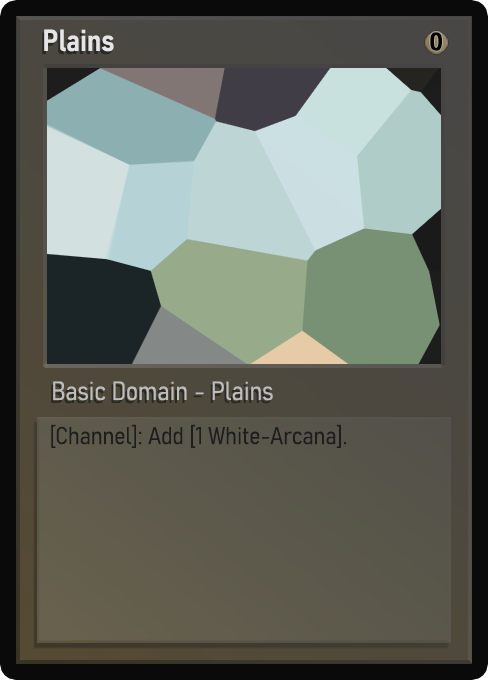
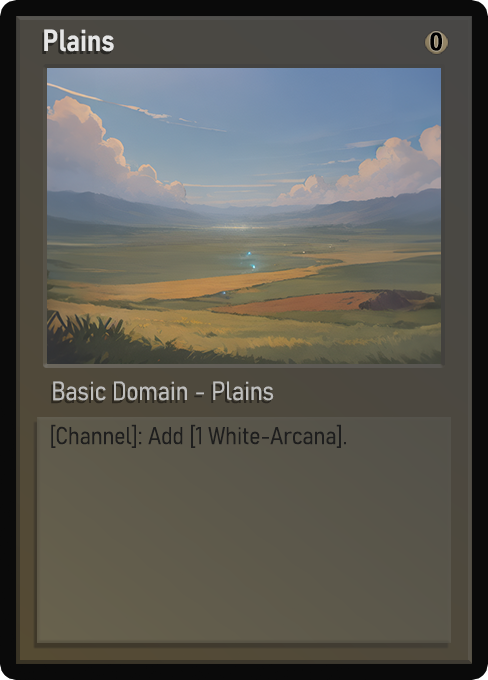
Revision of a layered w=488, h=680 image; what changed, layer by layer:
painted on "Name" over [left=51, top=33, right=114, bottom=51]
painted on "Class" over [left=53, top=381, right=274, bottom=401]
painted on "Desc_norm" over [left=58, top=428, right=336, bottom=445]
painted on "Artwork" over [left=47, top=68, right=441, bottom=364]
